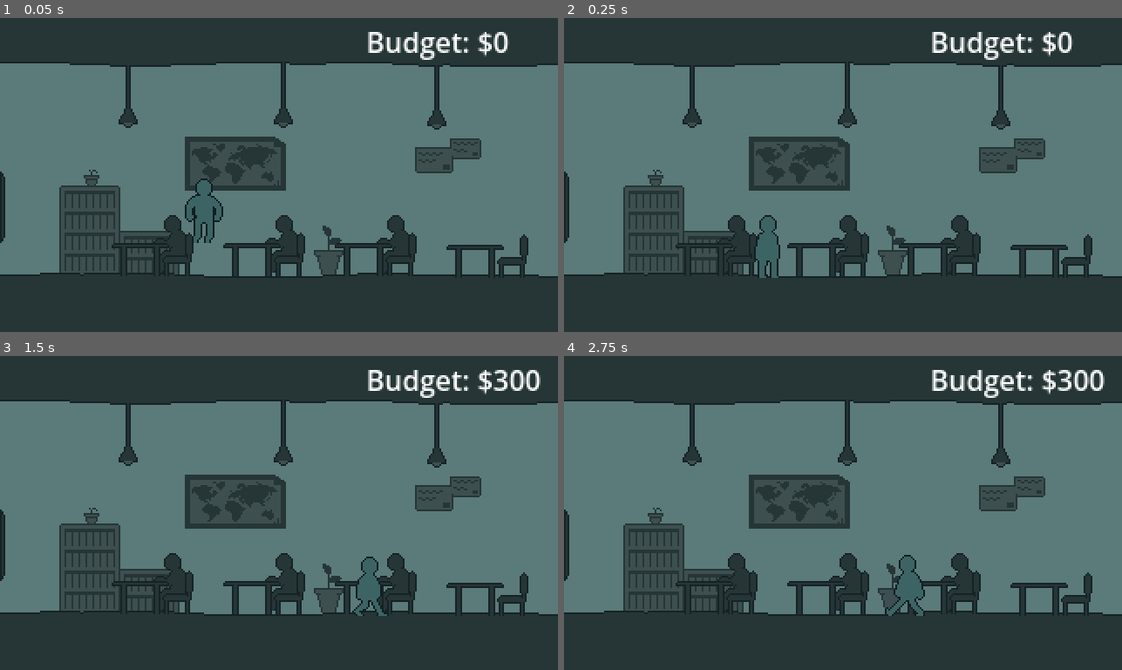
Above: before the commit, frames 1-4 (two rows, left to right).
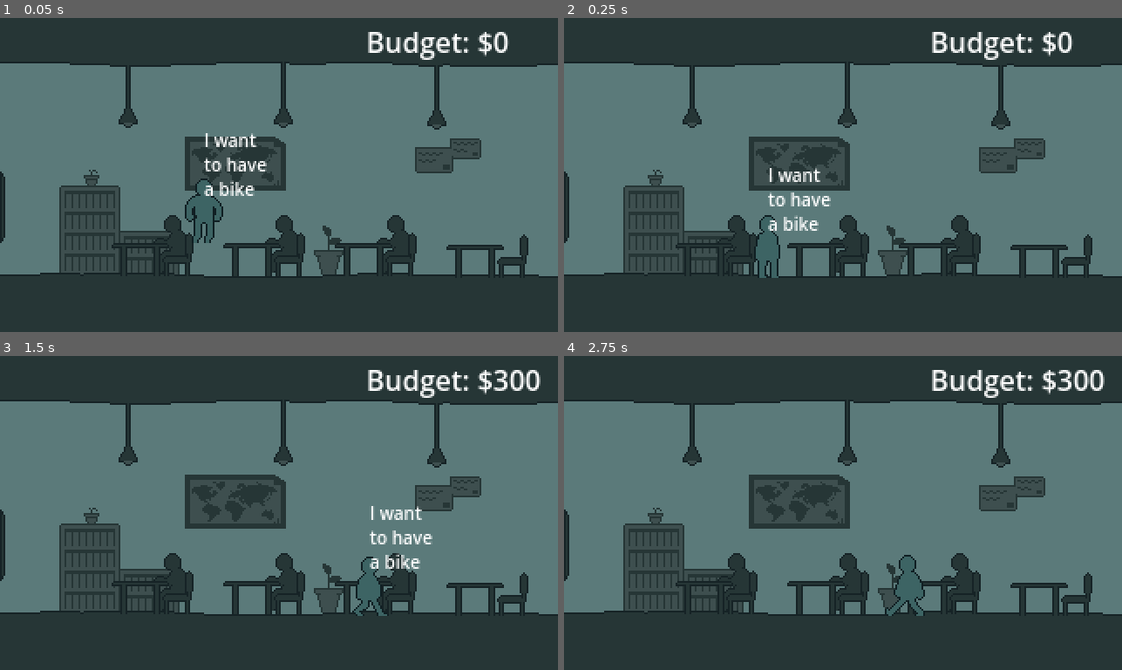
Above: after the commit, the same moments.

Repository: aloefflerj/ldjam58
Game: Godot game, scene res://scenes/Game.tscn
The game is run twice, just before and just after one commit, with the same random seed, the same clock (stepped at 60 frames per second) and the same inputs. Sound files missing from this copy of the repository are replaced by a short silence.
Inputs:
- Up to frame 1 (0.05 s): no input
- Up to frame 2 (0.25 s): no input
- Up to frame 3 (1.5 s): hold D (right) from 0.53 s (still down); tap Up (jump) at 0.77 s
- Up to frame 4 (2.75 s): tap Up (jump) at 1.52 s; release D (right) at 2.03 s; hold A (left) from 2.03 s (still down)

The runs differ from the first frame. In frame 1, 0.6% of the frame differs, in the area x 36-48%, y 36-57%; in frame 2, 0.6%; in frame 3, 0.6%; in frame 4, nothing differs.

Commit message:
feat(dialog): dinamically display

Diff:
--- a/scenes/Game.tscn
+++ b/scenes/Game.tscn
@@ -22,6 +22,7 @@
 texture = ExtResource("2_cpr0p")
 
 [node name="Player" parent="." instance=ExtResource("2_qbsmt")]
+unique_name_in_owner = true
 position = Vector2(117, 104)
 phase_path = "res://scenes/phase_two.tscn"
 
--- /dev/null
+++ b/scenes/UI/player_dialog_balloon.gd
@@ -0,0 +1,10 @@
+extends NinePatchRect
+
+
+func _ready() -> void:
+	self._handle_show()
+
+
+func _handle_show() -> void:
+	await get_tree().create_timer(2.0).timeout
+	self.queue_free()
--- /dev/null
+++ b/scenes/UI/player_dialog_balloon.tscn
@@ -0,0 +1,18 @@
+[gd_scene load_steps=2 format=3 uid="uid://bxsp7admq24hp"]
+
+[ext_resource type="Script" uid="uid://edetimlifmx7" path="res://scenes/UI/player_dialog_balloon.gd" id="1_2svjc"]
+
+[node name="PlayerDialogBalloon" type="NinePatchRect"]
+offset_top = -42.0
+offset_right = 40.0
+offset_bottom = -2.0
+script = ExtResource("1_2svjc")
+
+[node name="DialogText" type="RichTextLabel" parent="."]
+layout_mode = 0
+offset_right = 40.0
+offset_bottom = 40.0
+bbcode_enabled = true
+text = "[font_size=10]I want to have a bike"
+fit_content = true
+scroll_active = false
--- a/scenes/game.gd
+++ b/scenes/game.gd
@@ -1,3 +1,14 @@
 extends Node2D
 
+
 @onready var sound_player: AudioStreamPlayer2D = $SoundPlayer
+@onready var player: CharacterBody2D = %Player
+var dialog = preload("res://scenes/UI/player_dialog_balloon.tscn")
+
+func _ready() -> void:
+	self._handle_dialog()
+
+
+func _handle_dialog() -> void:
+	var dialog_instance = dialog.instantiate()
+	player.add_child(dialog_instance)
Not shown, added: scenes/UI/player_dialog_balloon.gd.uid
